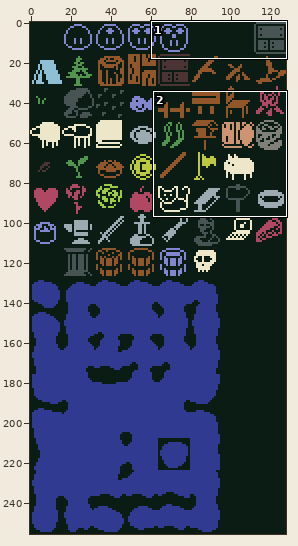
Two states of a pixel-art file, assets/images/tiles.ase. The first picture is a wide view before the edit; the outline marks the close-up.
Close-up. Before the commit:
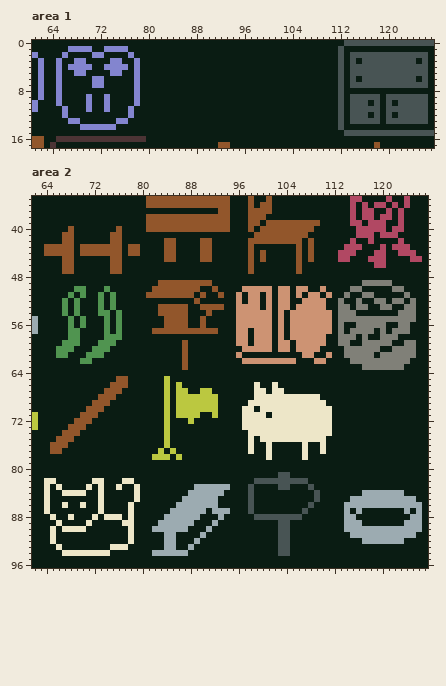
128x256 pixels, 1 frame. Shown: area 1: x 61..127, y 0..17; area 2: x 62..127, y 35..96. The commit also changed other parts of the picture, which this record leaves out.
And afterwards:
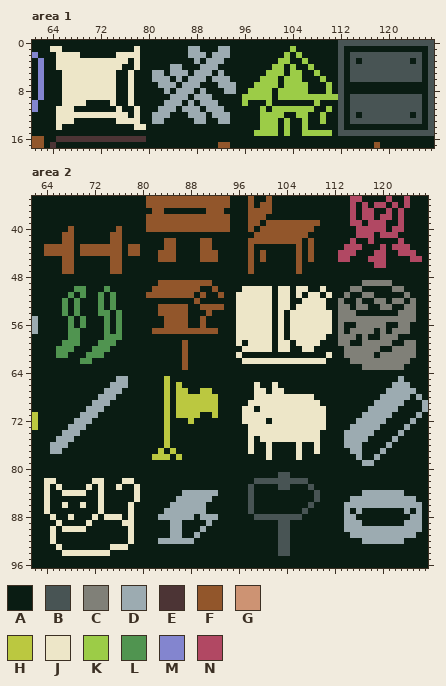
Palette (. is transparent): A #0a1c13  B #485454  C #808078  D #9cabb1  E #4c3435  F #92562b  G #cd9373  H #bbc840  J #ede6c8  K #9ccc47  L #509450  M #8385cf  N #b14863
The edit:
Changed rows in their new state; - is an unchanged pixel.
Area 1, layer "Layer 1":
first column x 64:
 0 ------------------------------------------------B---------------
 1 JJ-AAAA--AAAA-J--------DD---DD----------K----------------------B
 2 -JJJJ--AA--JJJJ--------DDD-DDD---------K-K--------------------AB
 3 -JJJJJJJJJJJJ-J---------D-DDD---------KK--K-----------------ABAB
 4 -JJJJJJJJJJJA-J-----DD---DDD---------KK-K--K------------------AB
 5 -AJJJJJJJJJA-JA--DD-DDD-DDD-D-------KKK-KK--K-----------------AB
 6 -AJJJJJJJJJ--JA--DDD-D-DDD-DDD-----KKK-KKK---K-----B---------BAB
 7 -AJJJJJJJJJ--JA---DDD-DDD---DDD---KKKK-KKKK---K---AAAAAAAAAAAAAB
 8 -AJJJJJJJJJ--JA----D-DDD-D---DD--KKKK-KKKKK---K----------------B
 9 -AJJJJJJJJJ--JA-----DDD-DDD-----KKKKK-KKKKKKKKKK-------B------AB
10 -AJJJJA--AJ--JA----DDD-D-DDD----K---K-------K--------B-B-B----AB
11 -JJJ--A--A-J-AJ---DDD-DDD-DDD------K-KKKKKKK--K--------B------AB
12 -JJJJJJJJJJJJAJ--DDD---DDD-DDD-----KKKK--KK--K-----A-B-B-B--A-AB
13 -JJJA------JJJJ--DD-----DD--DD-----KKK-K--K--K---------B------AB
14 -J---AAAAAA---JJ-------------------KKK-K--K--------------------B
15 ----------------------------------KKKK-K--KKKKK-B---------------
Area 2, layer "Layer 1":
first column x 82:
37 FF-------FF-A
first column x 83:
44 F--------F
45 F--------F
first column x 65:
50 --------------------------------JJJJJ-JJ-JJ--J-----------------
51 -------------------------------JJJJJJ-JJ-J-JJ-J----------------
52 -------------------------------JJJJJJ-JJ--JJJJ-----------------
53 -------------------------------JJJJJJ-JJ-JJJJJ-----------------
54 -------------------------------JJJJJJ-J-JJJJJJJ----------------
55 -------------------------------JJJJJJ-J-JJJJJJJ----------------
56 -------------------------------JJJJJJ-J-JJJJJJJ----------------
57 -------------------------------JJJJJJ-J-JJJJJJJ----------------
58 -------------------------------JJJJJJ-J-JJJJJJ-----------------
59 -------------------------------JAJJJJ-JJ-JJJJA-----------------
60 --------------------------------JJJJJ-JJ-AJJA------------------
61 -------------------------------J----------AA--J----------------
62 --------------------------------JJJJJJJJJJJJJJ-----------------
65 -----------DD---------------------------------------------D----
66 ----------DDD--------------------------------------------DDD---
67 ---------DDD--------------------------------------------DDDDD--
68 --------DDD---------------------------------A----------DDDDD-D-
69 -------DDD-----------------------------------A--------DDDDD---D
70 ------DDD-------------------------------------A------DDDDD----D
71 -----DDD----------------------------J---------A-----DDDDD----D-
72 ----DDD-----------------------------A---------A----DDDDD----D--
73 ---DDD--------------------------A-------------A---DDDDD----D---
74 --DDD----------------------------------------AA--DDDDD----D----
75 -DDD-----------------------------------------A---DDDD----D-----
76 DDD--------------------------------------JA-JA---DDD----D------
77 DD---------------------------------------JA-JA----DD---D-------
78 -----------------------------------------JA--------D--D--------
79 ----------------------------------------------------DD---------
first column x 82:
83 -------AAAAAA
84 -----D-----A-
85 ----D-----A--
86 ---D-----AA--
87 --D-------AAA
88 -D-----ADDDA-
89 -AA--AA--DA--
90 AAA--A--DA---
91 --A-D--DA----
92 -D--DDDA-----
93 --AA--A------
94 AAAAAA-------
